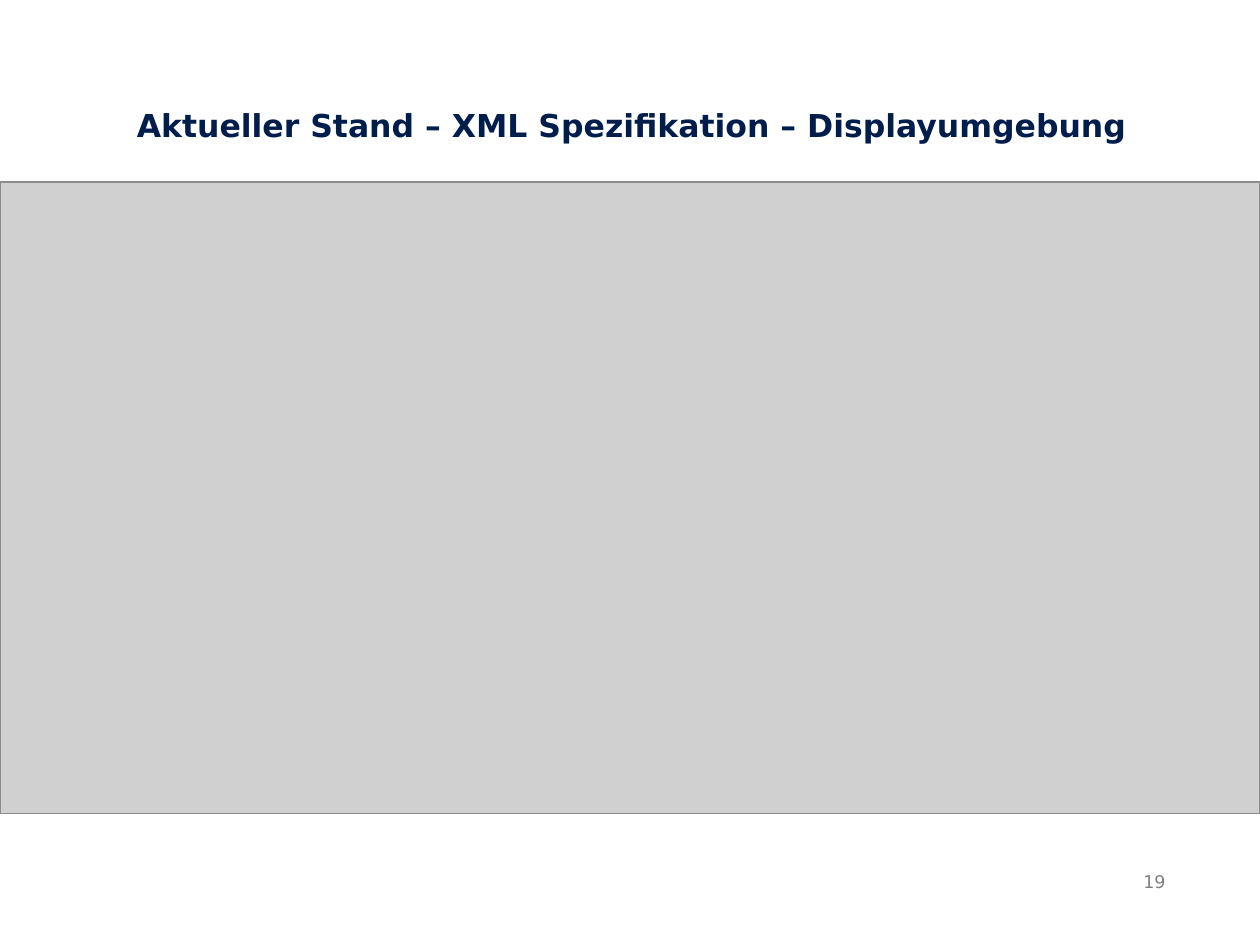
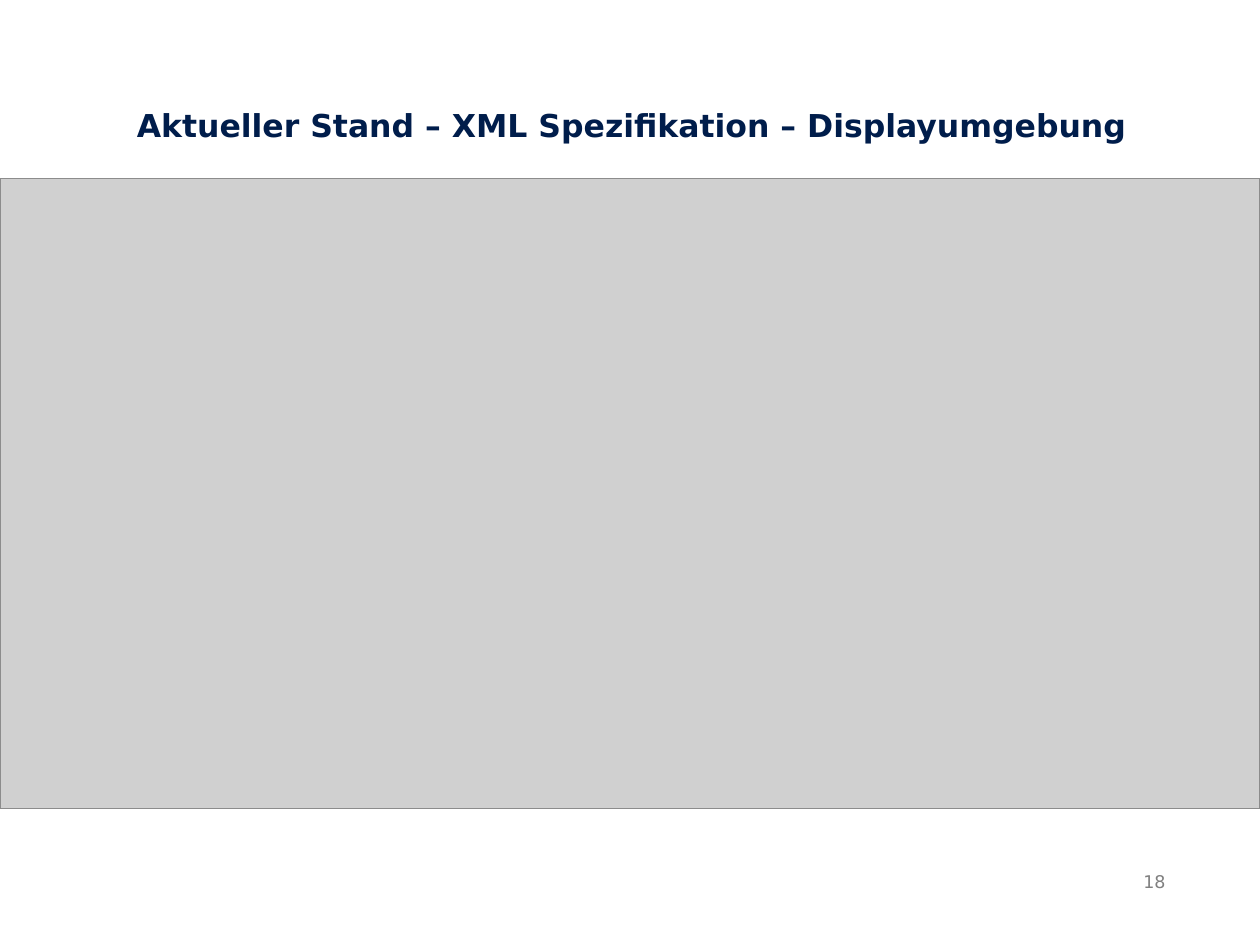
Before and after one commit to Neox-1990/OpenDECL-Diplom, a slide deck: slide 18 of Präsentationen/Zwischenpräsentation/Zwischenpräsentation.odp (slide 19 before the commit). Drawn at 1260x945 pixels with LibreOffice and Linux fonts; fonts in the diff are those of the drawing; grey boxes stand for pictures. Boxes give left, top, right and bottom in pixels: in the first picture for what was removed or moved away, otherwise in the second. Text is boxed around its words. In the diff, an @@ line names an element or a change of style, - is before the commit and + after.

```diff
--- a/Präsentationen/Zwischenpräsentation/Zwischenpräsentation.odp
+++ b/Präsentationen/Zwischenpräsentation/Zwischenpräsentation.odp
@@ picture moved from (x1=0, y1=181, x2=1260, y2=813) to (x1=0, y1=179, x2=1260, y2=809) @@
@@ page number at (x1=1143, y1=875, x2=1165, y2=888): text changed @@
-19
+18
```
Also in this commit, not shown: 12 other slides changed, 2 slides added, 1 slide removed, 10 other files.
